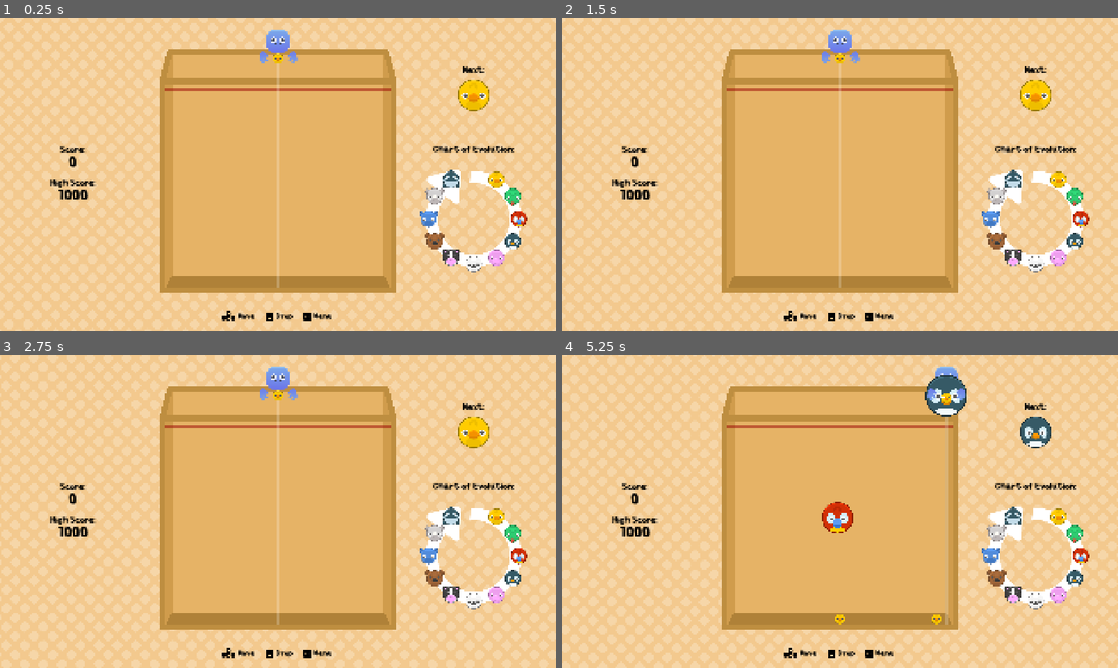
Above: before the commit, frames 1-4 (two rows, left to right).
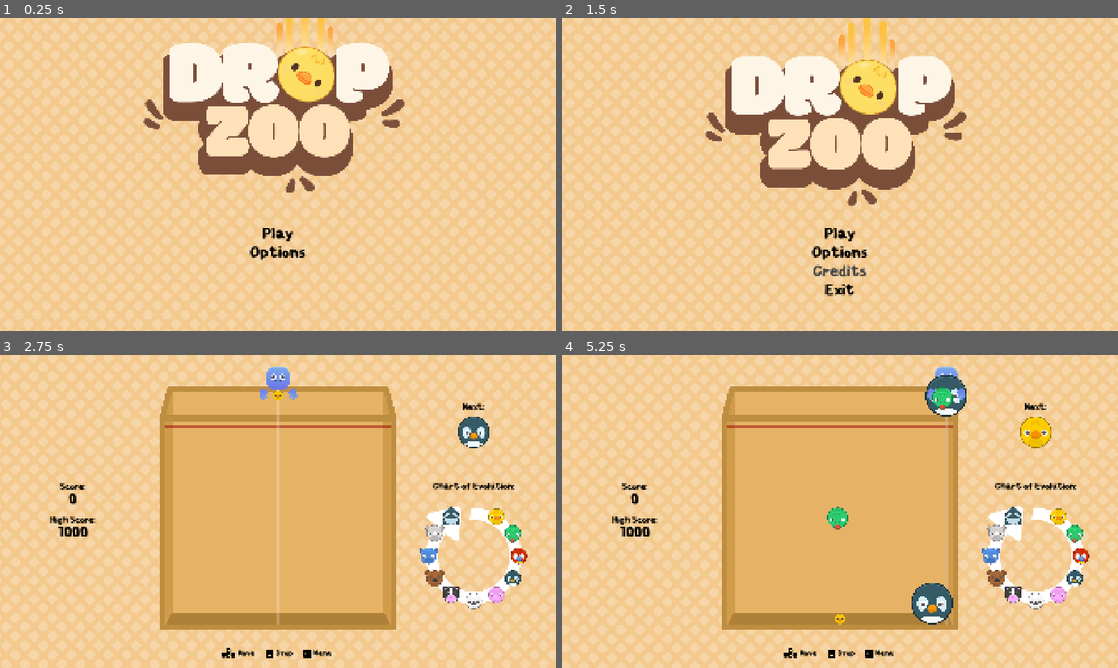
Above: after the commit, the same moments.

Repository: Quar15/drop-zoo-game
Game: Godot game, scene res://scenes/main.tscn
The game is run twice, just before and just after one commit, with the same random seed, the same clock (stepped at 60 frames per second) and the same inputs. Before the commit the project starts from res://scenes/main_dev.tscn. Sound files missing from this copy of the repository are replaced by a short silence.
Inputs (mouse positions are in pixels of both pictures, inside the frame that each line leads up to):
- Up to frame 1 (0.25 s): no input
- Up to frame 2 (1.5 s): click (840, 252) at 0.5 s, where only the run after the commit has a clickable "Options"; click (840, 271) at 1.25 s, where only the run after the commit has a clickable "Credits"
- Up to frame 3 (2.75 s): click (278, 570) at 2 s, where only the run after the commit has a clickable "Play"
- Up to frame 4 (5.25 s): tap Enter at 2.75 s; move the mouse to (962, 495) at 2.77 s; hold D (right) 2.78-3.53 s; hold Space (action) 2.78-3.53 s; click (962, 495) at 2.92 s; move the mouse to (728, 527) at 3.52 s; hold A (left) 3.53-4.28 s; tap Space (action) at 3.6, 5.1 s; click (728, 527) at 3.67 s; move the mouse to (895, 442) at 4.27 s; hold Space (action) 4.28-5.03 s; hold D (right) from 4.28 s (still down); click (895, 442) at 4.42 s; move the mouse to (812, 574) at 5.02 s; click (812, 574) at 5.17 s

The runs differ from the first frame. In frame 1, 38% of the frame differs, in the area x 9-95%, y 0-97%; in frame 2, 37%; in frame 3, 0.4%; in frame 4, 1.9%.

Commit message:
add: main menu basics

Diff:
--- a/prefabs/audio_manager.tscn
+++ b/prefabs/audio_manager.tscn
@@ -4,7 +4,9 @@
 [ext_resource type="Script" uid="uid://bg8gbdrbdr7b3" path="res://scripts/globals/source_effect_resource.gd" id="2_6hqem"]
 [ext_resource type="Resource" uid="uid://ebcx7cwhn8si" path="res://resources/sound/sfx_animal_merge.tres" id="3_aymke"]
 [ext_resource type="Resource" uid="uid://bao2cbgrg8lkx" path="res://resources/sound/sfx_points_up.tres" id="4_6hqem"]
+[ext_resource type="Resource" uid="uid://cyfd3rkanmuxm" path="res://resources/sound/sfx_ui_click.tres" id="5_r3nto"]
+[ext_resource type="Resource" uid="uid://t3ytxqub3irh" path="res://resources/sound/sfx_ui_hover.tres" id="6_4jimw"]
 
 [node name="AudioManager" type="Node2D" unique_id=1257390383]
 script = ExtResource("1_dn1u1")
-sound_effects = Array[ExtResource("2_6hqem")]([ExtResource("3_aymke"), ExtResource("4_6hqem")])
+sound_effects = Array[ExtResource("2_6hqem")]([ExtResource("3_aymke"), ExtResource("4_6hqem"), ExtResource("6_4jimw"), ExtResource("5_r3nto")])
--- a/project.godot
+++ b/project.godot
@@ -12,7 +12,7 @@
 
 config/name="Drop Zoo"
 config/version="v0.0.1"
-run/main_scene="uid://2q2b43vuuvvg"
+run/main_scene="uid://dild5k2252yf1"
 config/features=PackedStringArray("4.7", "Forward Plus")
 boot_splash/show_image=false
 config/icon="uid://ban2vju0nl824"
--- a/resources/sound/sfx_animal_merge.tres
+++ b/resources/sound/sfx_animal_merge.tres
@@ -5,7 +5,7 @@
 
 [resource]
 script = ExtResource("1_ss1t2")
-type = 1
+type = 2
 sound_effect = ExtResource("2_nkgru")
 volume = -12.0
 pitch_randomness = 0.5
--- a/resources/sound/sfx_points_up.tres
+++ b/resources/sound/sfx_points_up.tres
@@ -5,7 +5,7 @@
 
 [resource]
 script = ExtResource("1_3e3ba")
-type = 2
+type = 3
 sound_effect = ExtResource("2_3e3ba")
 volume = -12.0
 pitch_randomness = 0.5
--- /dev/null
+++ b/resources/sound/sfx_ui_click.tres
@@ -0,0 +1,12 @@
+[gd_resource type="Resource" script_class="SoundEffect" format=3 uid="uid://cyfd3rkanmuxm"]
+
+[ext_resource type="Script" uid="uid://bg8gbdrbdr7b3" path="res://scripts/globals/source_effect_resource.gd" id="1_h1qne"]
+[ext_resource type="AudioStream" uid="uid://blnhab6kuetdm" path="res://assets/sfx/ui_soundpack/Modern5.wav" id="2_h1qne"]
+
+[resource]
+script = ExtResource("1_h1qne")
+limit = 10
+sound_effect = ExtResource("2_h1qne")
+volume = -12.0
+pitch_randomness = 0.1
+metadata/_custom_type_script = "uid://bg8gbdrbdr7b3"
--- /dev/null
+++ b/resources/sound/sfx_ui_hover.tres
@@ -0,0 +1,13 @@
+[gd_resource type="Resource" script_class="SoundEffect" format=3 uid="uid://t3ytxqub3irh"]
+
+[ext_resource type="Script" uid="uid://bg8gbdrbdr7b3" path="res://scripts/globals/source_effect_resource.gd" id="1_vo2ei"]
+[ext_resource type="AudioStream" uid="uid://cssyqtujynerm" path="res://assets/sfx/ui_soundpack/Modern4.wav" id="2_p5gla"]
+
+[resource]
+script = ExtResource("1_vo2ei")
+limit = 10
+type = 1
+sound_effect = ExtResource("2_p5gla")
+volume = -12.0
+pitch_randomness = 0.1
+metadata/_custom_type_script = "uid://bg8gbdrbdr7b3"
--- a/scenes/main.tscn
+++ b/scenes/main.tscn
@@ -19,8 +19,6 @@
 layer = -999
 follow_viewport_enabled = true
 
-[node name="MainMenuWorld" parent="BackgroundLayer" unique_id=475629287 instance=ExtResource("1_jyhfs")]
-
 [node name="ColorRect" type="ColorRect" parent="BackgroundLayer" unique_id=2144382732]
 material = SubResource("ShaderMaterial_sugp2")
 anchors_preset = 15
@@ -39,3 +37,10 @@
 autoplay = true
 bus = &"Music"
 parameters/looping = true
+
+[node name="MainMenuWorld" parent="." unique_id=475629287 instance=ExtResource("1_jyhfs")]
+
+[node name="MainMenuGUI" parent="MainMenuWorld/CanvasLayer" parent_id_path=PackedInt32Array(475629287, 1186826464) index="0" unique_id=1714735843 node_paths=PackedStringArray("game_world_parent")]
+game_world_parent = NodePath("../../..")
+
+[editable path="MainMenuWorld"]
--- a/scenes/main_menu_world.tscn
+++ b/scenes/main_menu_world.tscn
@@ -13,6 +13,259 @@
 [sub_resource type="StyleBoxTexture" id="StyleBoxTexture_mp4gh"]
 texture = ExtResource("5_7akwi")
 
+[sub_resource type="Animation" id="Animation_7akwi"]
+length = 0.001
+tracks/0/type = "value"
+tracks/0/imported = false
+tracks/0/enabled = true
+tracks/0/path = NodePath("CanvasLayer/MainMenuGUI/VBoxContainer/PlayButton:disabled")
+tracks/0/interp = 1
+tracks/0/loop_wrap = true
+tracks/0/keys = {
+"times": PackedFloat32Array(0),
+"transitions": PackedFloat32Array(1),
+"update": 1,
+"values": [true]
+}
+tracks/1/type = "value"
+tracks/1/imported = false
+tracks/1/enabled = true
+tracks/1/path = NodePath("CanvasLayer/MainMenuGUI/VBoxContainer/OptionsButton:disabled")
+tracks/1/interp = 1
+tracks/1/loop_wrap = true
+tracks/1/keys = {
+"times": PackedFloat32Array(0),
+"transitions": PackedFloat32Array(1),
+"update": 1,
+"values": [true]
+}
+tracks/2/type = "value"
+tracks/2/imported = false
+tracks/2/enabled = true
+tracks/2/path = NodePath("CanvasLayer/MainMenuGUI/VBoxContainer/CreditsButton:disabled")
+tracks/2/interp = 1
+tracks/2/loop_wrap = true
+tracks/2/keys = {
+"times": PackedFloat32Array(0),
+"transitions": PackedFloat32Array(1),
+"update": 1,
+"values": [true]
+}
+tracks/3/type = "value"
+tracks/3/imported = false
+tracks/3/enabled = true
+tracks/3/path = NodePath("CanvasLayer/MainMenuGUI/VBoxContainer/QuitButton:disabled")
+tracks/3/interp = 1
+tracks/3/loop_wrap = true
+tracks/3/keys = {
+"times": PackedFloat32Array(0),
+"transitions": PackedFloat32Array(1),
+"update": 1,
+"values": [true]
+}
+tracks/4/type = "value"
+tracks/4/imported = false
+tracks/4/enabled = true
+tracks/4/path = NodePath("CanvasLayer/MainMenuGUI/VBoxContainer/MarginContainer:theme_override_constants/margin_bottom")
+tracks/4/interp = 1
+tracks/4/loop_wrap = true
+tracks/4/keys = {
+"times": PackedFloat32Array(0),
+"transitions": PackedFloat32Array(1),
+"update": 1,
+"values": [-256]
+}
+tracks/5/type = "value"
+tracks/5/imported = false
+tracks/5/enabled = true
+tracks/5/path = NodePath("CanvasLayer/MainMenuGUI/VBoxContainer/MarginContainer:theme_override_constants/margin_top")
+tracks/5/interp = 1
+tracks/5/loop_wrap = true
+tracks/5/keys = {
+"times": PackedFloat32Array(0),
+"transitions": PackedFloat32Array(1),
+"update": 1,
+"values": [-256]
+}
+tracks/6/type = "value"
+tracks/6/imported = false
+tracks/6/enabled = true
+tracks/6/path = NodePath("CanvasLayer/MainMenuGUI/VBoxContainer/PlayButton:modulate")
+tracks/6/interp = 1
+tracks/6/loop_wrap = true
+tracks/6/keys = {
+"times": PackedFloat32Array(0),
+"transitions": PackedFloat32Array(1),
+"update": 0,
+"values": [Color(1, 1, 1, 0)]
+}
+tracks/7/type = "value"
+tracks/7/imported = false
+tracks/7/enabled = true
+tracks/7/path = NodePath("CanvasLayer/MainMenuGUI/VBoxContainer/OptionsButton:modulate")
+tracks/7/interp = 1
+tracks/7/loop_wrap = true
+tracks/7/keys = {
+"times": PackedFloat32Array(0),
+"transitions": PackedFloat32Array(1),
+"update": 0,
+"values": [Color(1, 1, 1, 0)]
+}
+tracks/8/type = "value"
+tracks/8/imported = false
+tracks/8/enabled = true
+tracks/8/path = NodePath("CanvasLayer/MainMenuGUI/VBoxContainer/CreditsButton:modulate")
+tracks/8/interp = 1
+tracks/8/loop_wrap = true
+tracks/8/keys = {
+"times": PackedFloat32Array(0),
+"transitions": PackedFloat32Array(1),
+"update": 0,
+"values": [Color(1, 1, 1, 0)]
+}
+tracks/9/type = "value"
+tracks/9/imported = false
+tracks/9/enabled = true
+tracks/9/path = NodePath("CanvasLayer/MainMenuGUI/VBoxContainer/QuitButton:modulate")
+tracks/9/interp = 1
+tracks/9/loop_wrap = true
+tracks/9/keys = {
+"times": PackedFloat32Array(0),
+"transitions": PackedFloat32Array(1),
+"update": 0,
+"values": [Color(1, 1, 1, 0)]
+}
+
+[sub_resource type="Animation" id="Animation_regp5"]
+resource_name = "menu_entry"
+length = 0.3
+tracks/0/type = "value"
+tracks/0/imported = false
+tracks/0/enabled = true
+tracks/0/path = NodePath("CanvasLayer/MainMenuGUI/VBoxContainer/PlayButton:disabled")
+tracks/0/interp = 1
+tracks/0/loop_wrap = true
+tracks/0/keys = {
+"times": PackedFloat32Array(0, 0.099999994),
+"transitions": PackedFloat32Array(1, 1),
+"update": 1,
+"values": [true, false]
+}
+tracks/1/type = "value"
+tracks/1/imported = false
+tracks/1/enabled = true
+tracks/1/path = NodePath("CanvasLayer/MainMenuGUI/VBoxContainer/OptionsButton:disabled")
+tracks/1/interp = 1
+tracks/1/loop_wrap = true
+tracks/1/keys = {
+"times": PackedFloat32Array(0, 0.099999994),
+"transitions": PackedFloat32Array(1, 1),
+"update": 1,
+"values": [true, false]
+}
+tracks/2/type = "value"
+tracks/2/imported = false
+tracks/2/enabled = true
+tracks/2/path = NodePath("CanvasLayer/MainMenuGUI/VBoxContainer/CreditsButton:disabled")
+tracks/2/interp = 1
+tracks/2/loop_wrap = true
+tracks/2/keys = {
+"times": PackedFloat32Array(0, 0.099999994),
+"transitions": PackedFloat32Array(1, 1),
+"update": 1,
+"values": [true, false]
+}
+tracks/3/type = "value"
+tracks/3/imported = false
+tracks/3/enabled = true
+tracks/3/path = NodePath("CanvasLayer/MainMenuGUI/VBoxContainer/QuitButton:disabled")
+tracks/3/interp = 1
+tracks/3/loop_wrap = true
+tracks/3/keys = {
+"times": PackedFloat32Array(0, 0.099999994),
+"transitions": PackedFloat32Array(1, 1),
+"update": 1,
+"values": [true, false]
+}
+tracks/4/type = "value"
+tracks/4/imported = false
+tracks/4/enabled = true
+tracks/4/path = NodePath("CanvasLayer/MainMenuGUI/VBoxContainer/MarginContainer:theme_override_constants/margin_bottom")
+tracks/4/interp = 2
+tracks/4/loop_wrap = true
+tracks/4/keys = {
+"times": PackedFloat32Array(0, 0.1, 0.2, 0.3),
+"transitions": PackedFloat32Array(1, 1, 1, 1),
+"update": 0,
+"values": [512, -256, -212, -256]
+}
+tracks/5/type = "value"
+tracks/5/imported = false
+tracks/5/enabled = true
+tracks/5/path = NodePath("CanvasLayer/MainMenuGUI/VBoxContainer/MarginContainer:theme_override_constants/margin_top")
+tracks/5/interp = 2
+tracks/5/loop_wrap = true
+tracks/5/keys = {
+"times": PackedFloat32Array(0, 0.1, 0.2, 0.3),
+"transitions": PackedFloat32Array(1, 1, 1, 1),
+"update": 0,
+"values": [-1024, -256, -300, -256]
+}
+tracks/6/type = "value"
+tracks/6/imported = false
+tracks/6/enabled = true
+tracks/6/path = NodePath("CanvasLayer/MainMenuGUI/VBoxContainer/PlayButton:modulate")
+tracks/6/interp = 1
+tracks/6/loop_wrap = true
+tracks/6/keys = {
+"times": PackedFloat32Array(0, 0.099999994, 0.15),
+"transitions": PackedFloat32Array(1, 1, 1),
+"update": 0,
+"values": [Color(1, 1, 1, 0), Color(1, 1, 1, 0), Color(1, 1, 1, 1)]
+}
+tracks/7/type = "value"
+tracks/7/imported = false
+tracks/7/enabled = true
+tracks/7/path = NodePath("CanvasLayer/MainMenuGUI/VBoxContainer/OptionsButton:modulate")
+tracks/7/interp = 1
+tracks/7/loop_wrap = true
+tracks/7/keys = {
+"times": PackedFloat32Array(0, 0.15, 0.19999999),
+"transitions": PackedFloat32Array(1, 1, 1),
+"update": 0,
+"values": [Color(1, 1, 1, 0), Color(1, 1, 1, 0), Color(1, 1, 1, 1)]
+}
+tracks/8/type = "value"
+tracks/8/imported = false
+tracks/8/enabled = true
+tracks/8/path = NodePath("CanvasLayer/MainMenuGUI/VBoxContainer/CreditsButton:modulate")
+tracks/8/interp = 1
+tracks/8/loop_wrap = true
+tracks/8/keys = {
+"times": PackedFloat32Array(0, 0.2, 0.24999999),
+"transitions": PackedFloat32Array(1, 1, 1),
+"update": 0,
+"values": [Color(1, 1, 1, 0), Color(1, 1, 1, 0), Color(1, 1, 1, 1)]
+}
+tracks/9/type = "value"
+tracks/9/imported = false
+tracks/9/enabled = true
+tracks/9/path = NodePath("CanvasLayer/MainMenuGUI/VBoxContainer/QuitButton:modulate")
+tracks/9/interp = 1
+tracks/9/loop_wrap = true
+tracks/9/keys = {
+"times": PackedFloat32Array(0, 0.25, 0.3),
+"transitions": PackedFloat32Array(1, 1, 1),
+"update": 0,
+"values": [Color(1, 1, 1, 0), Color(1, 1, 1, 0), Color(1, 1, 1, 1)]
+}
+
+[sub_resource type="AnimationLibrary" id="AnimationLibrary_rm7ai"]
+_data = {
+&"RESET": SubResource("Animation_7akwi"),
+&"menu_entry": SubResource("Animation_regp5")
+}
+
 [node name="MainMenuWorld" type="Node2D" unique_id=475629287]
 
 [node name="FakeAnimalsRain" type="Node2D" parent="." unique_id=2049099536 node_paths=PackedStringArray("timer")]
@@ -36,7 +289,7 @@
 [node name="CanvasLayer" type="CanvasLayer" parent="." unique_id=1186826464]
 layer = 999
 
-[node name="MainMenuGUI" type="Control" parent="CanvasLayer" unique_id=1714735843]
+[node name="MainMenuGUI" type="Control" parent="CanvasLayer" unique_id=1714735843 node_paths=PackedStringArray("main_menu_parent")]
 layout_mode = 3
 anchors_preset = 15
 anchor_right = 1.0
@@ -45,6 +298,7 @@
 grow_vertical = 2
 theme = ExtResource("3_47nhc")
 script = ExtResource("4_hf8dy")
+main_menu_parent = NodePath("../..")
 
 [node name="VBoxContainer" type="VBoxContainer" parent="CanvasLayer/MainMenuGUI" unique_id=1860694941]
 layout_mode = 1
@@ -79,20 +333,46 @@
 layout_mode = 2
 theme_override_constants/separation = 64
 
-[node name="Button" type="Button" parent="CanvasLayer/MainMenuGUI/VBoxContainer" unique_id=1735696637]
-layout_mode = 2
+[node name="PlayButton" type="Button" parent="CanvasLayer/MainMenuGUI/VBoxContainer" unique_id=1735696637]
+modulate = Color(1, 1, 1, 0)
+layout_mode = 2
+disabled = true
 text = "Play"
 
-[node name="Button2" type="Button" parent="CanvasLayer/MainMenuGUI/VBoxContainer" unique_id=1690782401]
-layout_mode = 2
+[node name="OptionsButton" type="Button" parent="CanvasLayer/MainMenuGUI/VBoxContainer" unique_id=1690782401]
+modulate = Color(1, 1, 1, 0)
+layout_mode = 2
+disabled = true
 text = "Options"
 
-[node name="Button4" type="Button" parent="CanvasLayer/MainMenuGUI/VBoxContainer" unique_id=900201459]
-layout_mode = 2
+[node name="CreditsButton" type="Button" parent="CanvasLayer/MainMenuGUI/VBoxContainer" unique_id=900201459]
+modulate = Color(1, 1, 1, 0)
+layout_mode = 2
+disabled = true
 text = "Credits"
 
-[node name="Button3" type="Button" parent="CanvasLayer/MainMenuGUI/VBoxContainer" unique_id=2059465810]
-layout_mode = 2
+[node name="QuitButton" type="Button" parent="CanvasLayer/MainMenuGUI/VBoxContainer" unique_id=2059465810]
+modulate = Color(1, 1, 1, 0)
+layout_mode = 2
+disabled = true
 text = "Exit"
 
+[node name="AnimationPlayer" type="AnimationPlayer" parent="." unique_id=1130758155]
+deterministic = true
+libraries/ = SubResource("AnimationLibrary_rm7ai")
+autoplay = &"menu_entry"
+speed_scale = 0.8
+
 [connection signal="body_entered" from="FakeAnimalsRain/Area2D" to="FakeAnimalsRain" method="_on_deadzone_body_entered"]
+[connection signal="mouse_entered" from="CanvasLayer/MainMenuGUI/VBoxContainer/PlayButton" to="CanvasLayer/MainMenuGUI" method="on_btn_hover"]
+[connection signal="pressed" from="CanvasLayer/MainMenuGUI/VBoxContainer/PlayButton" to="CanvasLayer/MainMenuGUI" method="on_play_btn_clicked"]
+[connection signal="pressed" from="CanvasLayer/MainMenuGUI/VBoxContainer/PlayButton" to="CanvasLayer/MainMenuGUI" method="on_btn_click"]
+[connection signal="mouse_entered" from="CanvasLayer/MainMenuGUI/VBoxContainer/OptionsButton" to="CanvasLayer/MainMenuGUI" method="on_btn_hover"]
+[connection signal="pressed" from="CanvasLayer/MainMenuGUI/VBoxContainer/OptionsButton" to="CanvasLayer/MainMenuGUI" method="on_options_btn_clicked"]
+[connection signal="pressed" from="CanvasLayer/MainMenuGUI/VBoxContainer/OptionsButton" to="CanvasLayer/MainMenuGUI" method="on_btn_click"]
+[connection signal="mouse_entered" from="CanvasLayer/MainMenuGUI/VBoxContainer/CreditsButton" to="CanvasLayer/MainMenuGUI" method="on_btn_hover"]
+[connection signal="pressed" from="CanvasLayer/MainMenuGUI/VBoxContainer/CreditsButton" to="CanvasLayer/MainMenuGUI" method="on_credits_btn_clicked"]
+[connection signal="pressed" from="CanvasLayer/MainMenuGUI/VBoxContainer/CreditsButton" to="CanvasLayer/MainMenuGUI" method="on_btn_click"]
+[connection signal="mouse_entered" from="CanvasLayer/MainMenuGUI/VBoxContainer/QuitButton" to="CanvasLayer/MainMenuGUI" method="on_btn_hover"]
+[connection signal="pressed" from="CanvasLayer/MainMenuGUI/VBoxContainer/QuitButton" to="CanvasLayer/MainMenuGUI" method="on_quit_btn_clicked"]
+[connection signal="pressed" from="CanvasLayer/MainMenuGUI/VBoxContainer/QuitButton" to="CanvasLayer/MainMenuGUI" method="on_btn_click"]
--- a/scripts/GUI/main_menu_gui.gd
+++ b/scripts/GUI/main_menu_gui.gd
@@ -1,6 +1,42 @@
 extends Control
 
+const main_game_scene := preload("uid://384qb3wcvp3c")
+
+@export var game_world_parent: Node
+@export var main_menu_parent: Node
 
 # Called when the node enters the scene tree for the first time.
 func _ready() -> void:
-	pass # Replace with function body.
+	pass  # Replace with function body.
+
+
+func on_play_btn_clicked() -> void:
+	if not game_world_parent:
+		printerr("Main Menu does not have reference to game world parent!")
+		return
+	if not main_menu_parent:
+		printerr("Main Menu does not have reference to main menu parent!")
+		return
+
+	var game_scene_instance = main_game_scene.instantiate()
+	game_world_parent.add_child(game_scene_instance)
+	main_menu_parent.queue_free()
+
+
+func on_options_btn_clicked() -> void:
+	pass
+
+
+func on_credits_btn_clicked() -> void:
+	pass
+
+
+func on_quit_btn_clicked() -> void:
+	get_tree().quit()
+
+
+func on_btn_hover() -> void:
+	AudioManager.create_audio(SoundEffect.SOUND_EFFECT_TYPE.UI_HOVER)
+
+func on_btn_click() -> void:
+	AudioManager.create_audio(SoundEffect.SOUND_EFFECT_TYPE.UI_CLICK)
--- a/scripts/globals/source_effect_resource.gd
+++ b/scripts/globals/source_effect_resource.gd
@@ -5,6 +5,7 @@
 ## Stores the different types of sounds effects available to be played to distinguish them from another. Each new Sound …(186 unchanged characters)…
 enum SOUND_EFFECT_TYPE {
 UI_CLICK,
+UI_HOVER,
 ANIMAL_MERGE,
 POINTS_UP,
 }
Not shown, added: assets/sfx/ui_soundpack/Modern4.wav.import
Not shown, added: assets/sfx/ui_soundpack/Modern5.wav.import
Not shown, added: assets/sfx/ui_soundpack/Modern4.wav
Not shown, added: assets/sfx/ui_soundpack/Modern5.wav
